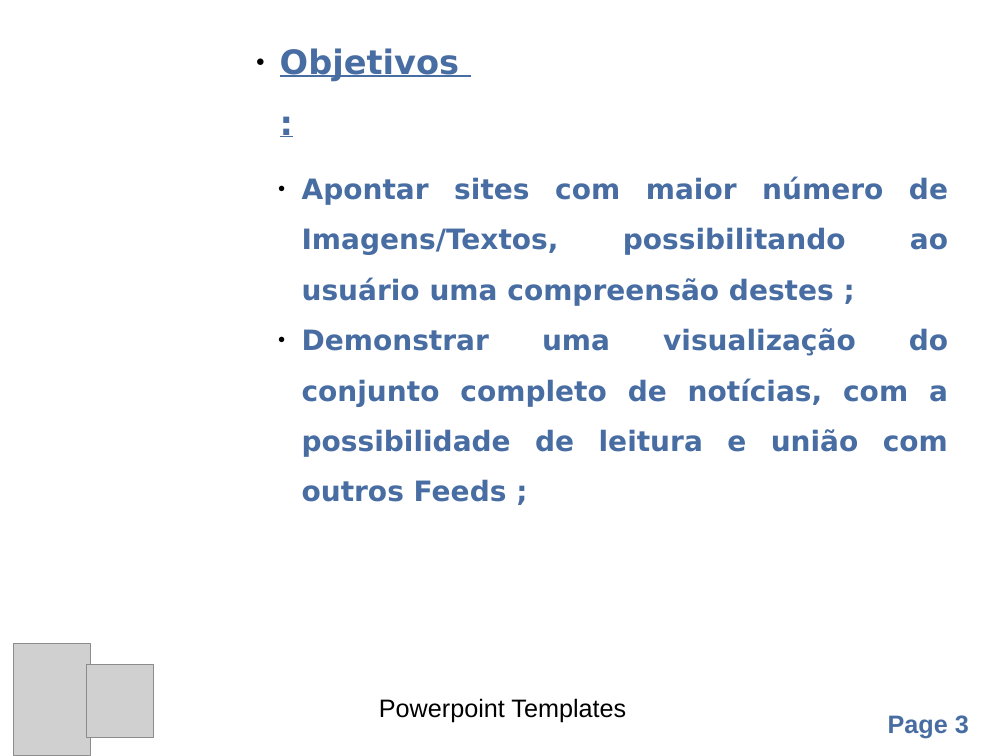
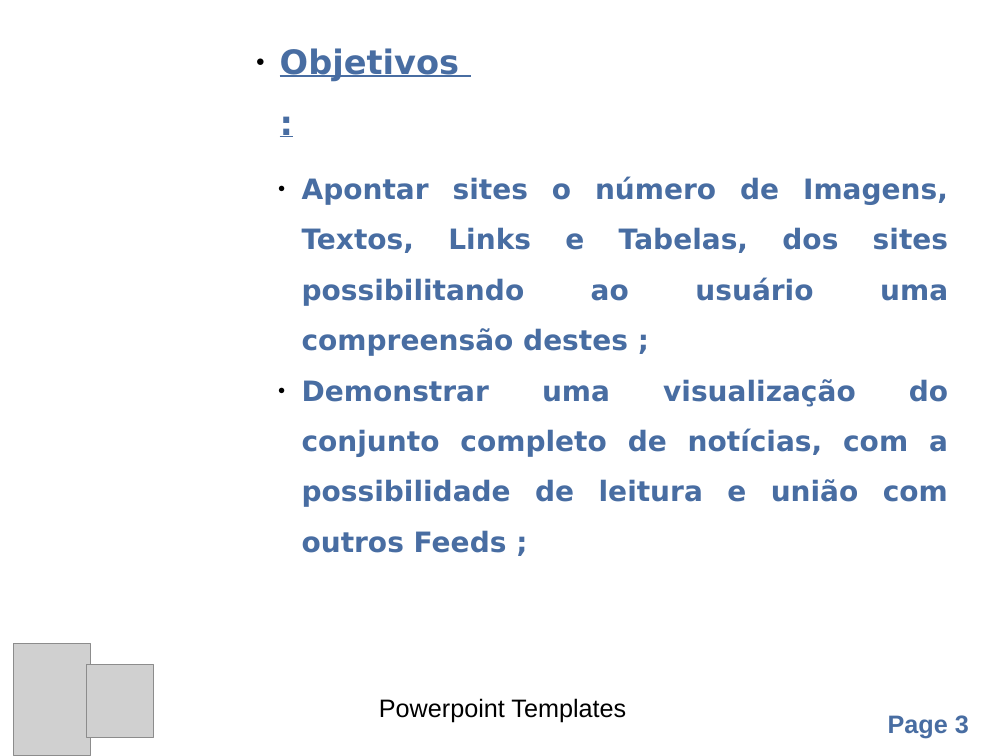
Before and after one commit to aweiand/tagger, a slide deck: slide 3 of Apresentacao.odp. Drawn at 1008x756 pixels with LibreOffice and Linux fonts; fonts in the diff are those of the drawing; grey boxes stand for pictures; background and template pictures are left out. Boxes give left, top, right and bottom in pixels: in the first picture for what was removed or moved away, otherwise in the second. Text is boxed around its words. In the diff, an @@ line names an element or a change of style, - is before the commit and + after.

```diff
--- a/Apresentacao.odp
+++ b/Apresentacao.odp
@@ text at (x1=302, y1=177, x2=948, y2=356): text changed @@
-● Apontar sites com maior número de Imagens/Textos, possibilitando ao usuário uma compreensão destes ;
+● Apontar sites o número de Imagens, Textos, Links e Tabelas, dos sites possibilitando ao usuário uma compreensão destes ;
```
Also in this commit, not shown: 2 other slides changed.
